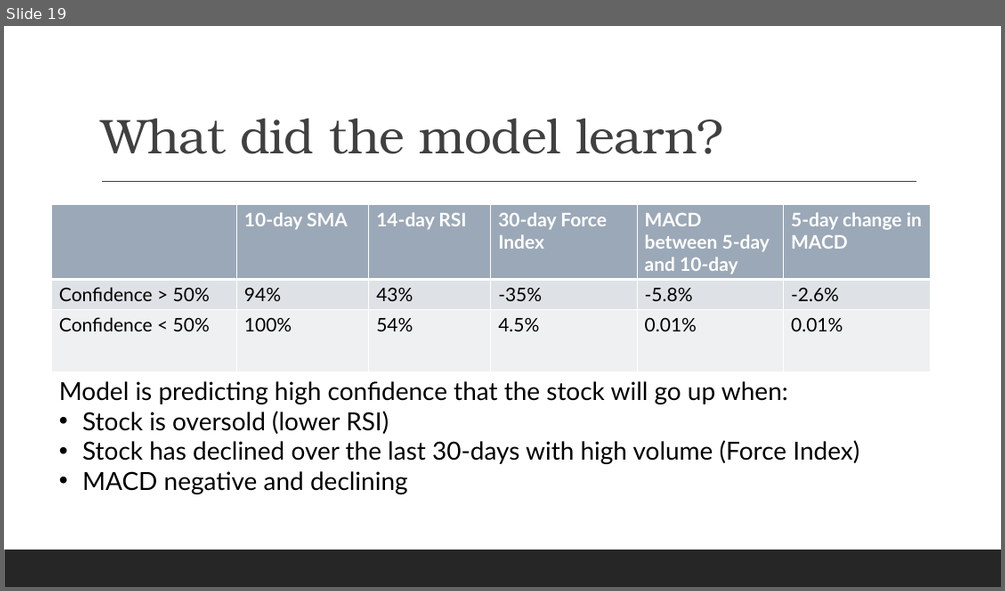
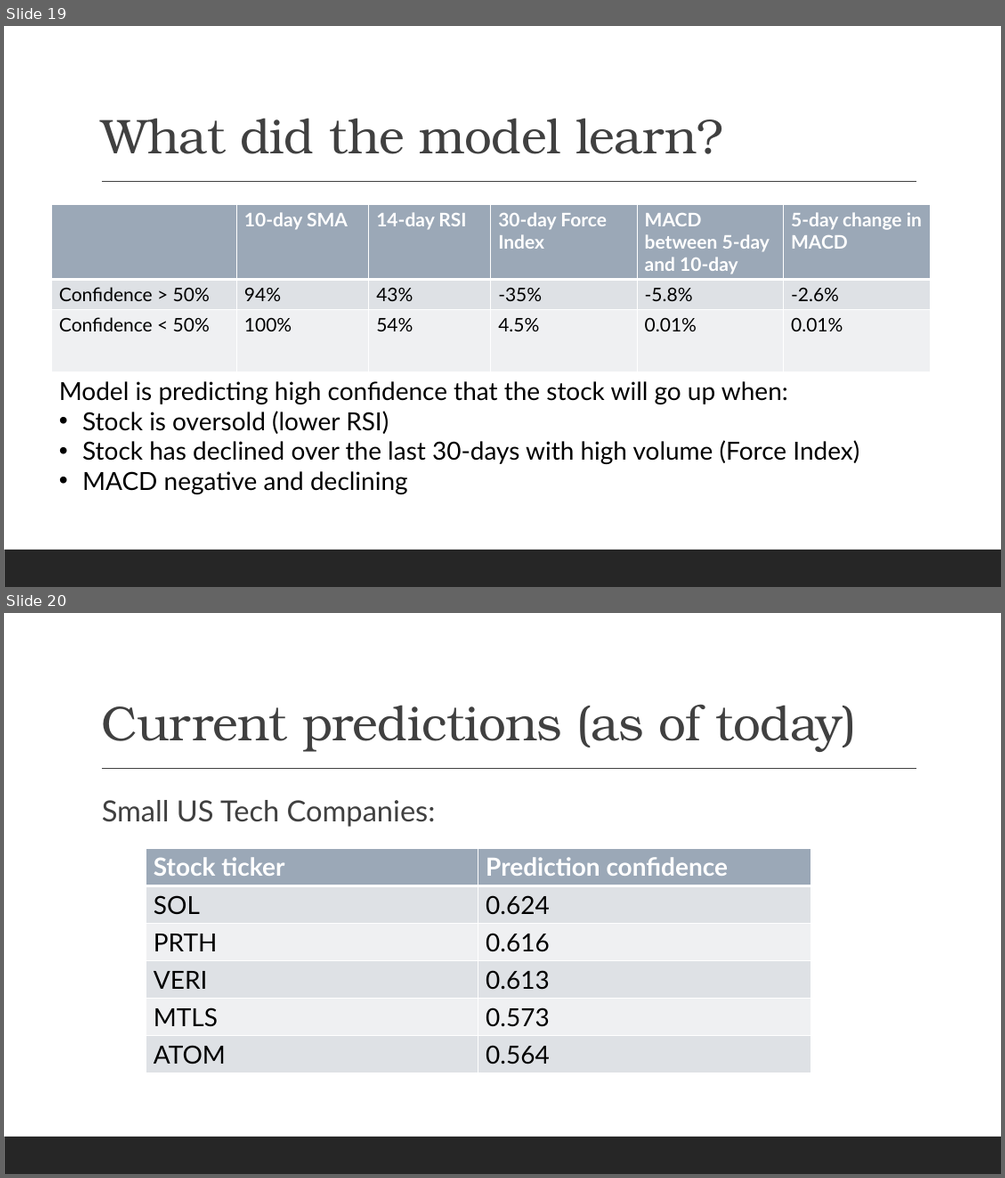
Before and after one commit to acwutzke/Stock-Prediction, a slide deck: Final Project.pptx. Shown one above the other, each under a label of ours: slide 19 before the commit, slides 19 and 20 after it. The pictures are 1005x591 and 1005x1178 pixels, drawn with LibreOffice and Linux fonts; fonts in the diff are those of the drawing. Boxes give left, top, right and bottom in pixels: in the first picture for what was removed or moved away, otherwise in the second. Text is boxed around its words. In the diff, an @@ line names an element or a change of style, - is before the commit and + after.

```diff
--- a/Final Project.pptx
+++ b/Final Project.pptx
@@ slide 20 added at box(4, 613, 1001, 1174), background #FFFFFF; not listed: 2 template elements that a slide beside it also shows @@
@@ title added at box(101, 704, 857, 752), 47 pt, text #404040 @@
+Current predictions (as of today)
@@ text added at box(102, 800, 436, 827), 28 pt, text #404040 @@
+  Small US Tech Companies:
@@ table added at box(146, 849, 810, 1073), 6 rows, 2 columns @@
+Stock ticker | Prediction confidence
+SOL | 0.624
+PRTH | 0.616
+VERI | 0.613
+MTLS | 0.573
+ATOM | 0.564
```
Also in this commit, not shown: 2 slides changed, 3 other slides added, 10 other files.
